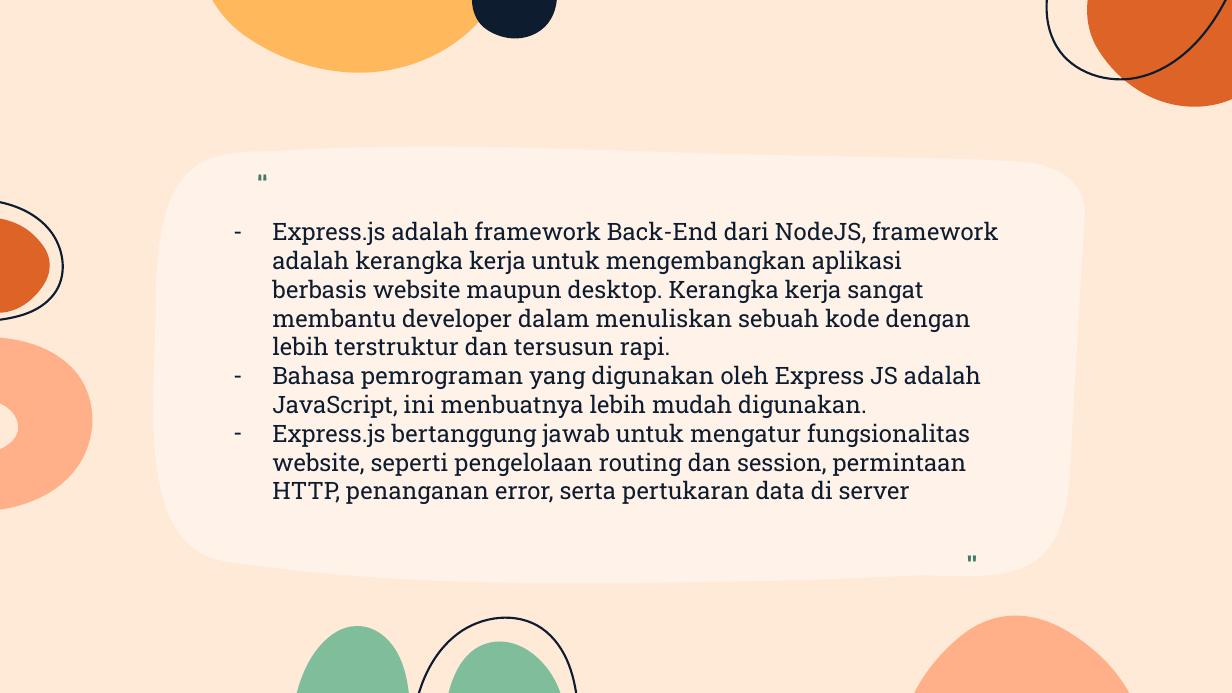
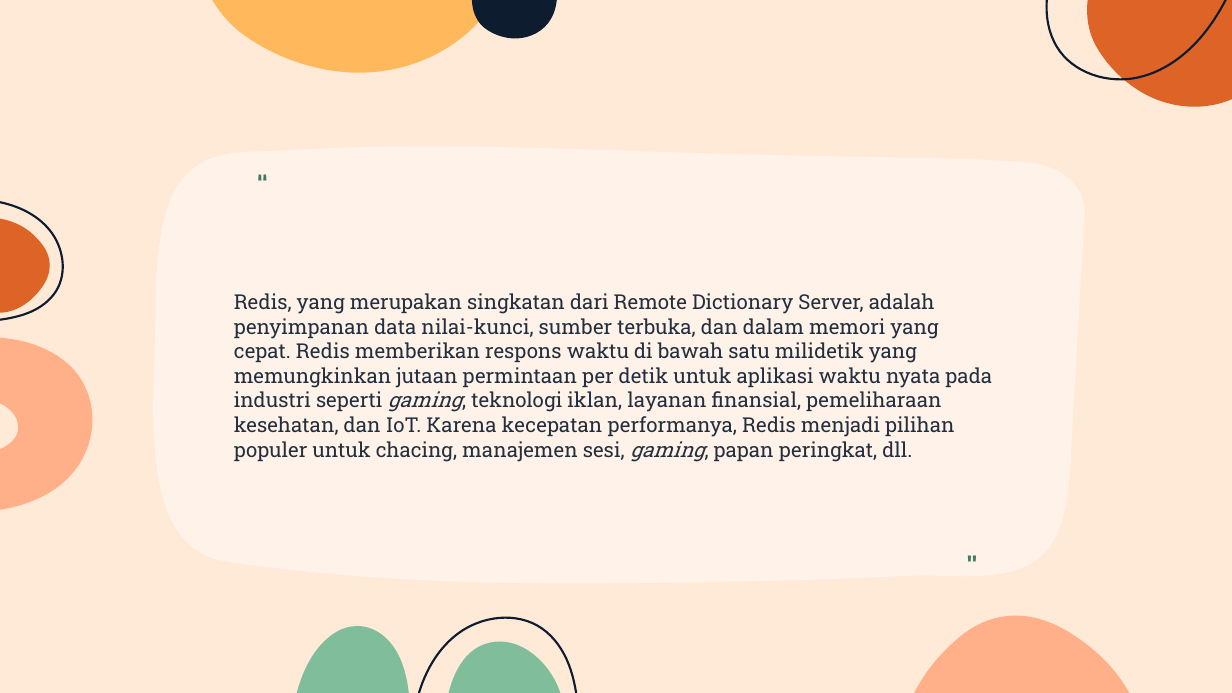
Before and after one commit to ariniffana3/Tickitz_Back, a slide deck: slide 5 of ppt task 4.pptx (slide 6 before the commit). Drawn at 1232x693 pixels with LibreOffice and Linux fonts; fonts in the diff are those of the drawing. Boxes give left, top, right and bottom in pixels: in the first picture for what was removed or moved away, otherwise in the second. Text is boxed around its words. In the diff, an @@ line names an element or a change of style, - is before the commit and + after.

Commit message:
adding authorization, authentication, redis, upload image, ect

```diff
--- a/ppt task 4.pptx
+++ b/ppt task 4.pptx
@@ subtitle at <box>234,293,992,462</box>: text changed; size 14 to 12 pt; text colour #0E1C30 to #232F3E @@
-– Express.js adalah framework Back-End dari NodeJS, framework adalah kerangka kerja untuk mengembangkan aplikasi berbasis website maupun desktop. Kerangka kerja sangat membantu developer dalam menuliskan sebuah kode dengan lebih terstruktur dan tersusun rapi.
-– Bahasa pemrograman yang digunakan oleh Express JS adalah JavaScript, ini menbuatnya lebih mudah digunakan.
-– Express.js bertanggung jawab untuk mengatur fungsionalitas website, seperti pengelolaan routing dan session, permintaan HTTP, penanganan error, serta pertukaran data di server
+Redis, yang merupakan singkatan dari Remote Dictionary Server, adalah penyimpanan data nilai-kunci, sumber terbuka, dan dalam memori yang cepat. Redis memberikan respons waktu di bawah satu milidetik yang memungkinkan jutaan permintaan per detik untuk aplikasi waktu nyata pada industri seperti gaming, teknologi iklan, layanan finansial, pemeliharaan kesehatan, dan IoT. Karena kecepatan performanya, Redis menjadi pilihan populer untuk chacing, manajemen sesi, gaming, papan peringkat, dll.
```
Also in this commit, not shown: 8 other slides changed, 1 slide removed, 28 other files.
